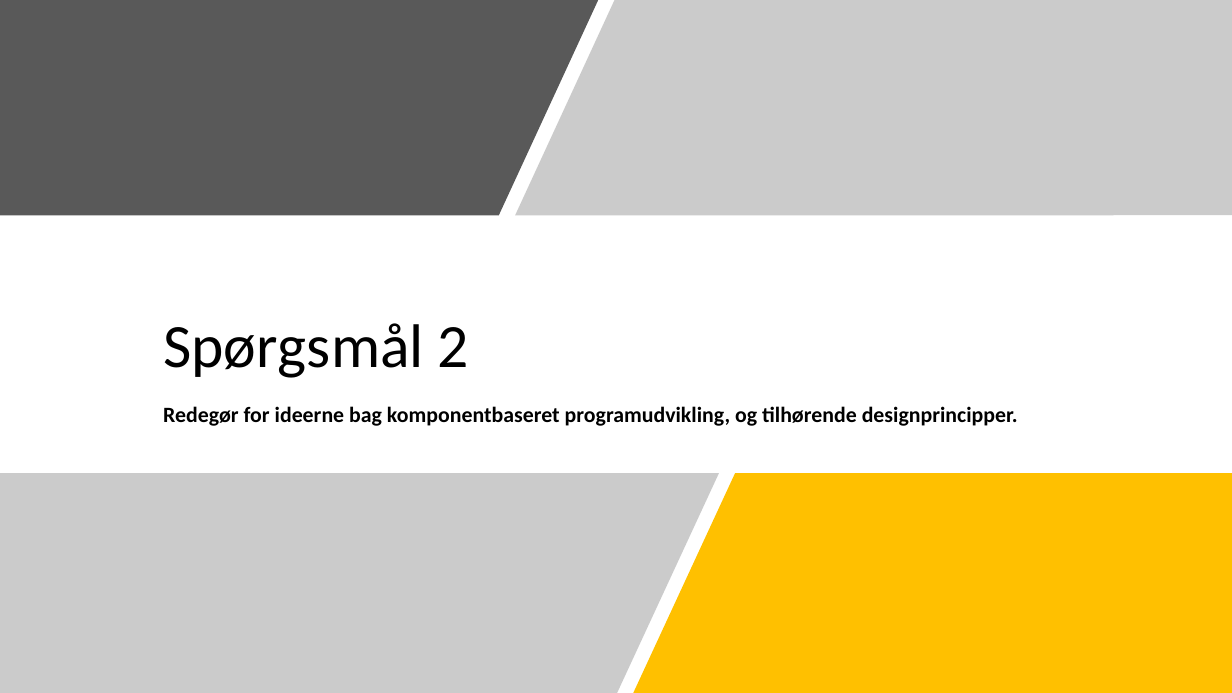
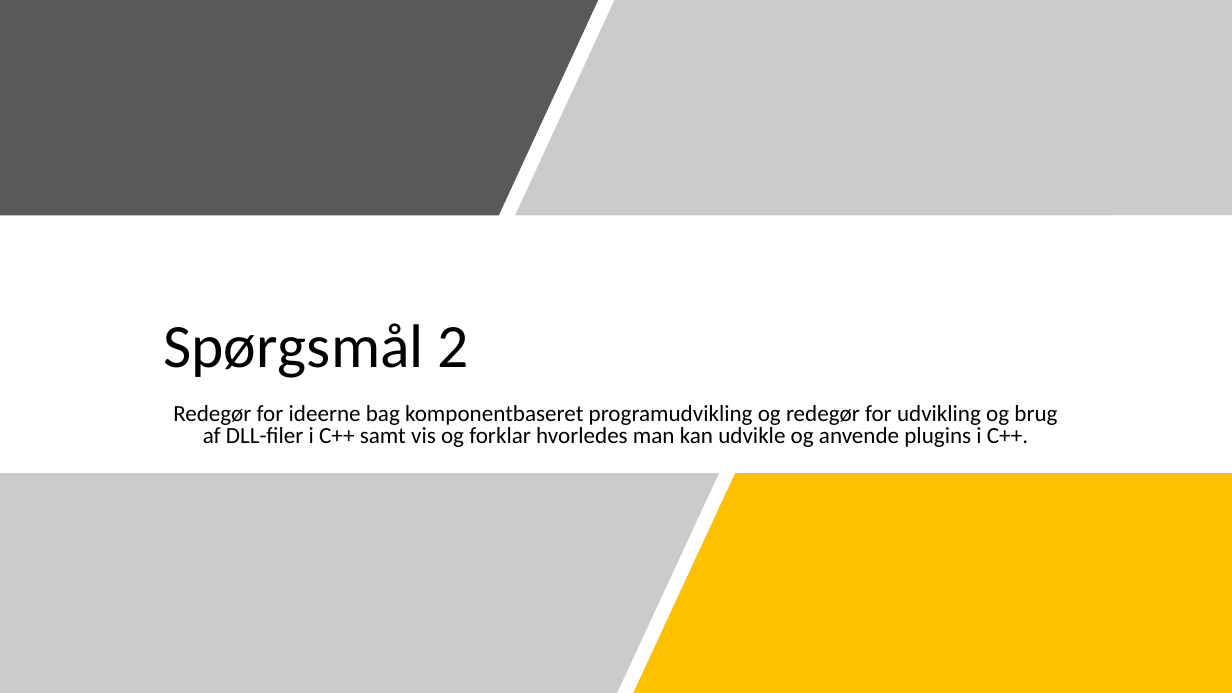
Before and after one commit to Bl0bb3r/KPU_CBD, a slide deck: slide 1 of Presentations/2_CPP_DLL.pptx. Drawn at 1232x693 pixels with LibreOffice and Linux fonts; fonts in the diff are those of the drawing. Boxes give left, top, right and bottom in pixels: in the first picture for what was removed or moved away, otherwise in the second. Text is boxed around its words. In the diff, an @@ line names an element or a change of style, - is before the commit and + after.

```diff
--- a/Presentations/2_CPP_DLL.pptx
+++ b/Presentations/2_CPP_DLL.pptx
@@ subtitle at <box>173,405,1057,447</box>: text changed; size 17 to 18 pt; bold off @@
-Redegør for ideerne bag komponentbaseret programudvikling, og tilhørende designprincipper.
+Redegør for ideerne bag komponentbaseret programudvikling og redegør for udvikling og brug af DLL-filer i C++ samt vis og forklar hvorledes man kan udvikle og anvende plugins i C++.
```
Also in this commit, not shown: 1 slide added, 8 other files.
